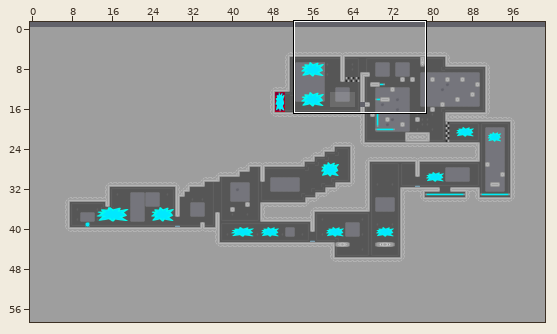
One commit to this Tiled map: Alien-game/assets/levels/tutorial.tmx. The picture above shows the old version from afar; the outline marks the close-up.
Close-up. The starting point:
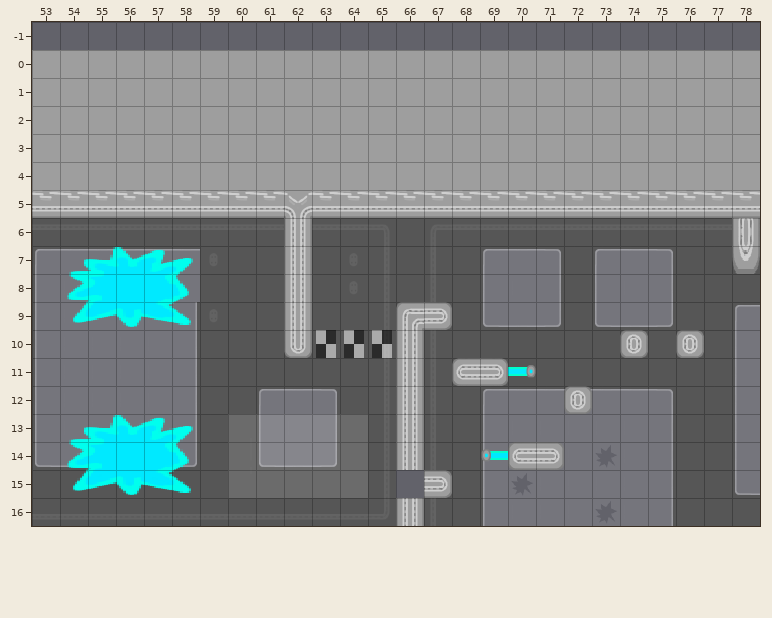
Cells are 64x64 px. Shown: x 53..78, y -1..16. The commit also changed other parts of the map, which this record leaves out.
After:
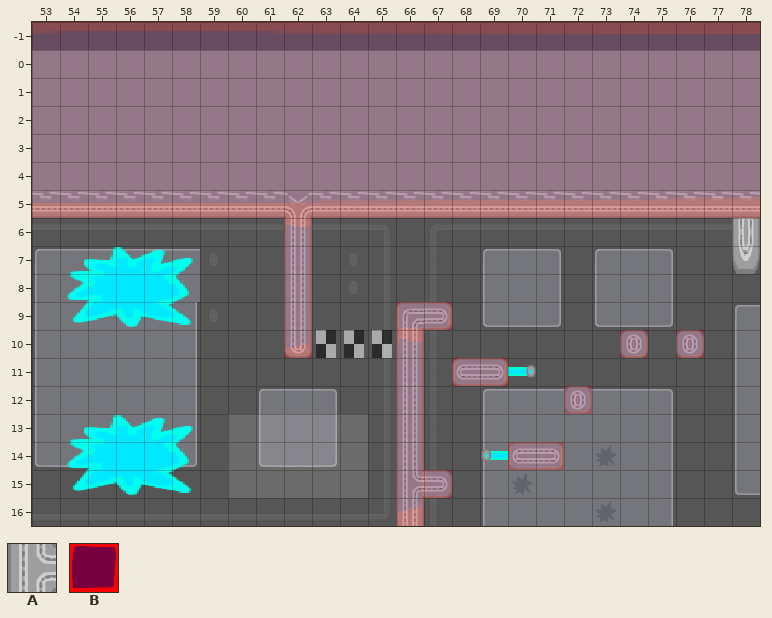
Key: from "alien": A 34, B 99.
_ is an empty cell.
Objects are placed by their top-left corner, in cells (3,4 is the top-left corner of cell 3,4); size is 1x1 cell unless given.
The edit:
Layer "walls":
y 15: x 66 _ -> A
Layer "collisions" (now shown):
added: B at 49,-1 size 34x7
added: B at 66,9 size 2x1
added: B at 74,10
added: B at 76,10
added: B at 62,6 size 1x5
added: B at 68,11 size 2x1
added: B at 72,12
added: B at 70,14 size 2x1
added: B at 67,15
added: B at 66,10 size 1x7
